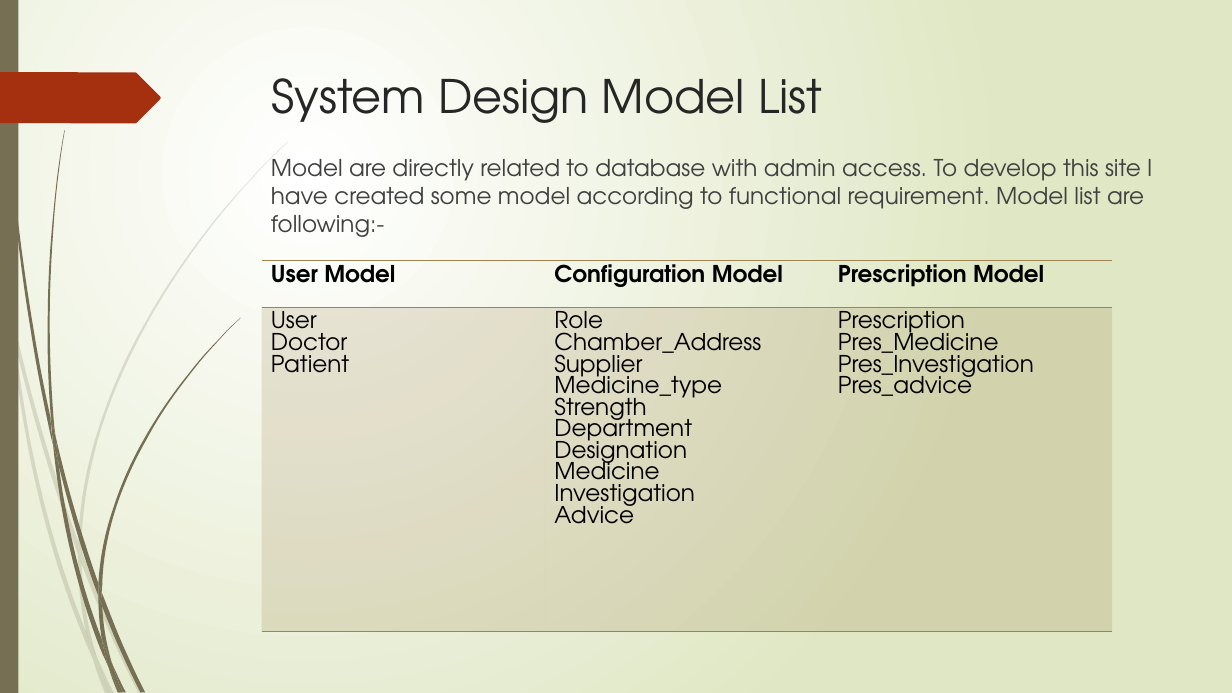
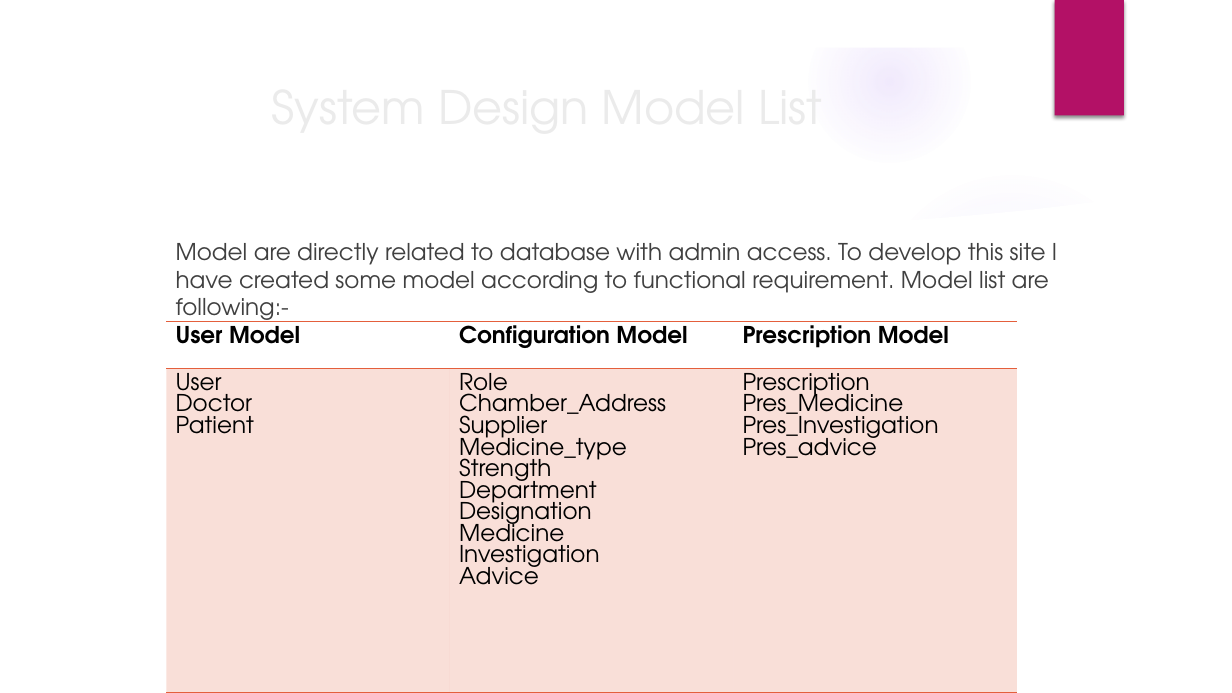
Before and after one commit to dipu157/pres_reactlara, a slide deck: slide 15 of Documentation/CSE202103099_(Mineuddin Ahmed Dipu).pptx (slide 18 before the commit). Drawn at 1232x693 pixels with LibreOffice and Linux fonts; fonts in the diff are those of the drawing; background and template pictures are left out. Boxes give left, top, right and bottom in pixels: in the first picture for what was removed or moved away, otherwise in the second. Text is boxed around its words. In the diff, an @@ line names an element or a change of style, - is before the commit and + after.

```diff
--- a/Documentation/CSE202103099_(Mineuddin Ahmed Dipu).pptx
+++ b/Documentation/CSE202103099_(Mineuddin Ahmed Dipu).pptx
@@ background gradient #FFFFFF to #DFE8C4 to picture (left out) @@
@@ rectangle removed at bbox=[0, 0, 18, 693] @@
@@ group added at bbox=[0, 0, 1232, 693]: 5 ellipses, 3 freeform shapes @@
@@ rectangle added at bbox=[1055, 0, 1124, 116], fill #B31166 @@
@@ freeform shape removed at bbox=[0, 72, 161, 123] @@
@@ title "System Design Model List" at bbox=[901, 264, 1005, 289]: text colour #262626 to #EBEBEB; vertical alignment top to middle @@
@@ text "Model are directly related to ..." rewrapped from bbox=[271, 159, 1152, 237] to bbox=[176, 243, 1057, 327] @@
@@ table at bbox=[166, 322, 1018, 693] @@
@@ fill #9F8351 at 20% opacity to #E45F3C at 20% opacity in row 2 @@
@@ borders changed @@
@@ table: place and size @@
-table at bbox=[262, 261, 1113, 632]
+table at bbox=[166, 322, 1018, 693]
@@ group removed at bbox=[0, 141, 288, 693]: 10 freeform shapes @@
@@ group removed at bbox=[3, 0, 240, 693]: 12 freeform shapes @@
```
Also in this commit, not shown: 26 other slides changed, 4 slides added, 3 slides removed, 2 other files.
